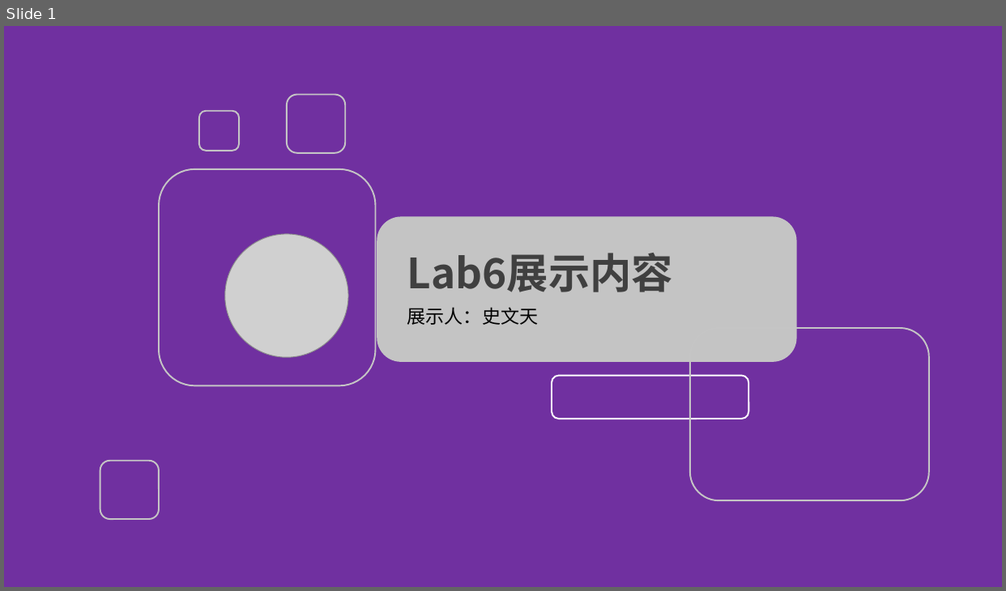
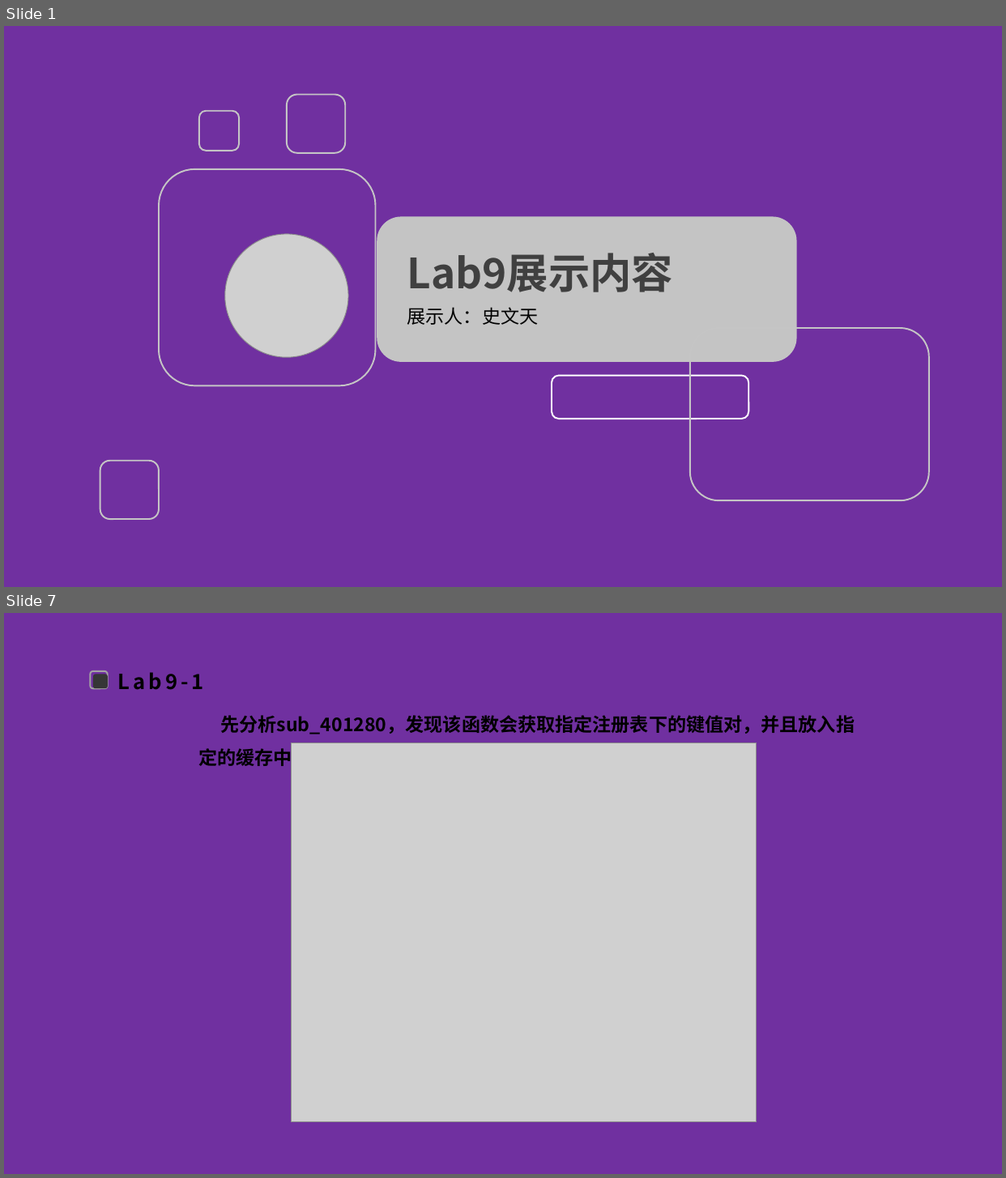
Before and after one commit to FlandreScarlet36/Malicious_code_labs, a slide deck: lab6/Lab6实验分享.pptx. Shown one above the other, each under a label of ours: slide 1 before the commit, slides 1 and 7 after it; the slides between them are not shown. The pictures are 1006x591 and 1006x1178 pixels, drawn with LibreOffice and Linux fonts; fonts in the diff are those of the drawing; grey boxes stand for pictures; background and template pictures are left out. Boxes give left, top, right and bottom in pixels: in the first picture for what was removed or moved away, otherwise in the second. Text is boxed around its words. In the diff, an @@ line names an element or a change of style, - is before the commit and + after.

```diff
--- a/lab6/Lab6实验分享.pptx
+++ b/lab6/Lab6实验分享.pptx
@@ slide 7 added at [4,613,1002,1174], background picture (left out) @@
@@ rounded rectangle added at [90,671,108,688], outline #A3A3A3 1.5 pt @@
@@ rounded rectangle added at [93,675,108,688], fill #363636 @@
@@ text added at [118,672,204,690], 20 pt, text #000000, bold @@
+Lab9-1
@@ text added at [199,715,854,769], 18 pt, text #000000, bold @@
+先分析sub_401280，发现该函数会获取指定注册表下的键值对，并且放入指定的缓存中。
@@ picture added at [292,743,757,1122] @@
@@ slide 1 changed as well @@
@@ text at [407,253,673,292]: text changed @@
-Lab6展示内容
+Lab9展示内容
```
Also in this commit, not shown: 2 other slides changed, 31 other slides added, 9 slides removed, 2 other files.
